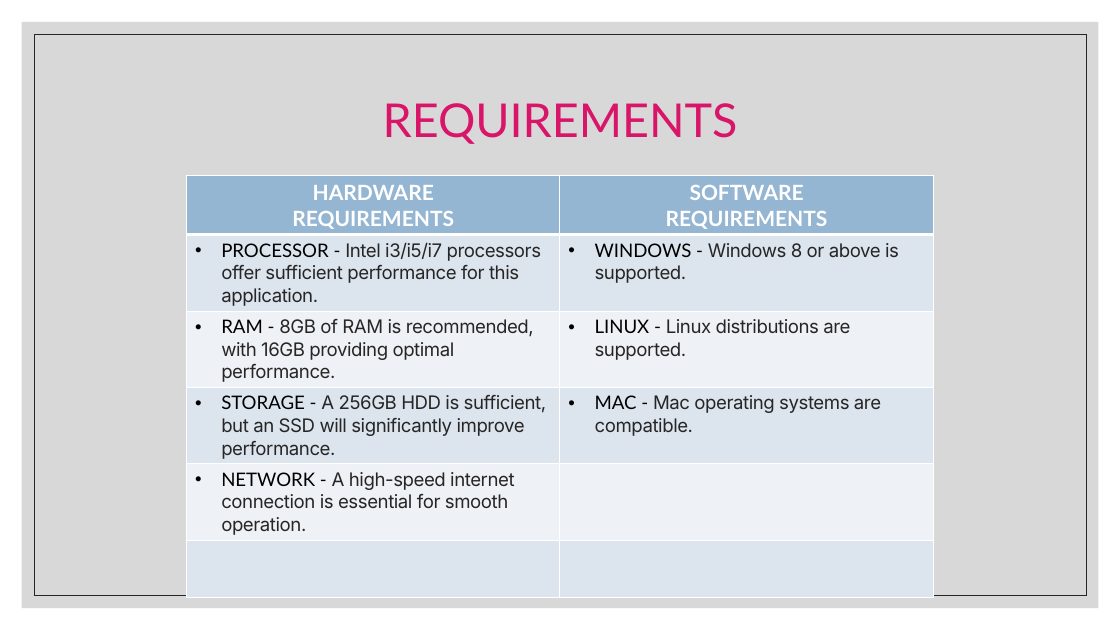
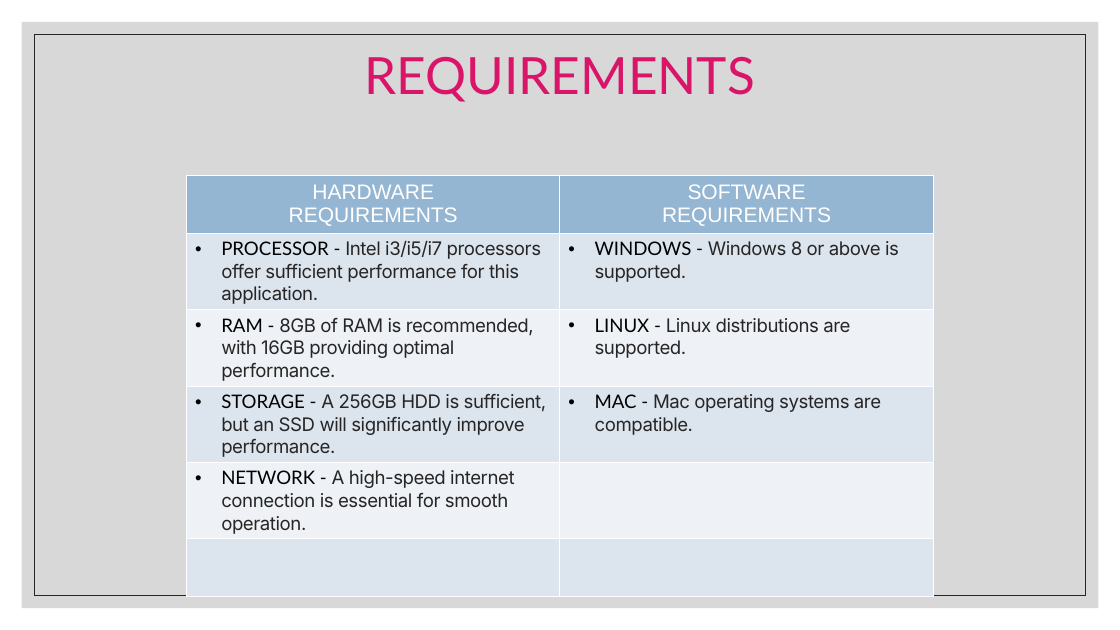
Before and after one commit to ajaykn04/SwiftBuy, a slide deck: slide 14 of The Future of Online Shopping.pptx (slide 16 before the commit). Drawn at 1120x630 pixels with LibreOffice and Linux fonts; fonts in the diff are those of the drawing. Boxes give left, top, right and bottom in pixels: in the first picture for what was removed or moved away, otherwise in the second. Text is boxed around its words. In the diff, an @@ line names an element or a change of style, - is before the commit and + after.

```diff
--- a/The Future of Online Shopping.pptx
+++ b/The Future of Online Shopping.pptx
@@ title "REQUIREMENTS": place and size @@
-title "REQUIREMENTS" at [383, 103, 738, 144]
+title "REQUIREMENTS" at [365, 57, 755, 102]
@@ title "REQUIREMENTS" at [365, 57, 755, 102]: size 40 to 44 pt @@
@@ rectangle at [34, 34, 1086, 596]: outline #262626 0.5 pt to #262626 0.51 pt @@
@@ table at [187, 176, 933, 538] @@
@@ font Lato to Arial, bold off in "HARDWARE", "REQUIREMENTS", "SOFTWARE", "REQUIREMENTS" @@
```
Also in this commit, not shown: 14 other slides changed, 4 slides added, 2 slides removed.
